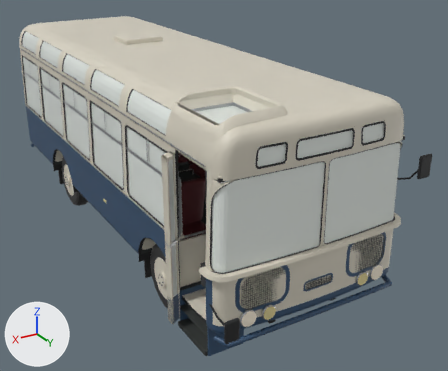
What one commit did to the FBX model Bus/Models/Bus.fbx.
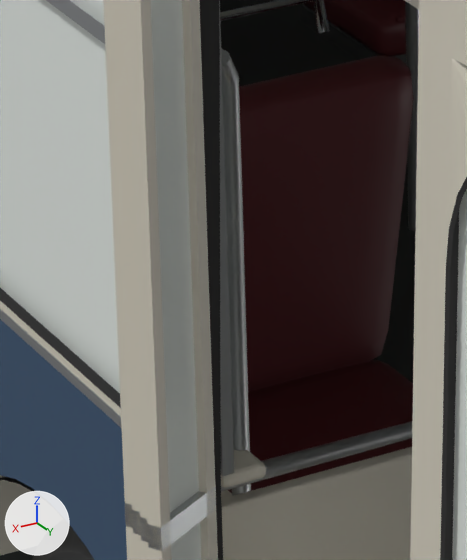
There are two pictures of each version: one whole from a 50 mm camera at (3.64, 7.97, 4.45) aimed at (-0.72, 0.69, 0.81), one close up on the part from 33% to 48% of the width and 46% to 67% of the height. The axes (+X, +Y, +Z) are drawn at lower left. The lights are the same throughout. The first two pictures are the older version. Objects named as collision shapes, trigger or cutter boxes, shadow casters or lower levels of detail are left out. Where no turn or scale is listed for an object, it has been applied to the vertices. Vertices at exactly the same position are counted once.

In view in the first close-up: 'Bus_Door0', 'Bus_Door1', 'Bus_Door2', 'Bus_Door3', 'Bus_Exterior_LOD0', 'Cabin_Static', 'Glass_WinR1', 'Glass_WindscreenR', 'Wheel_FR'.
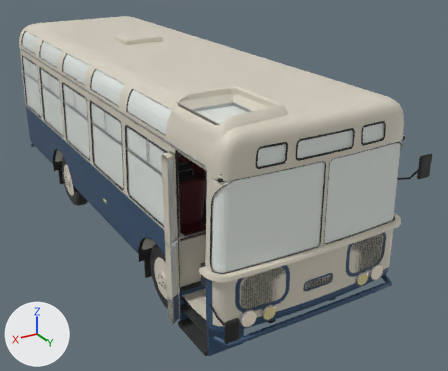
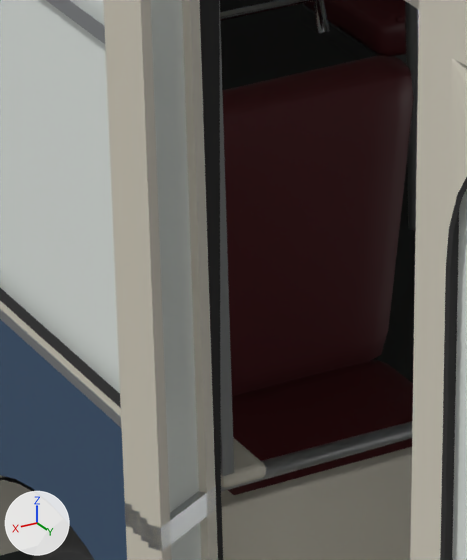
Boxes [x1, y1, x2, y2] around the edits, measured in the close-ups (467 x 560 px):
part 1 of me_cabin_static, rebuilt (not visible afterwards)
    before: [221, 48, 251, 496]
part 2 of me_cabin_static, added
    after: [220, 0, 416, 383]

Edits to the bpy script that builds the scene:
```text
Change me_cabin_static:
    used by ob_cabin_static; location = (0.0, 0.0, 0.0)
    remove me_cabin_static.from_pydata(...)  # 33141 vertices, 31534 faces; spans x -1.4..1.05, y -3.65..3.54, z 0.17..2.81
    add me_cabin_static.from_pydata(...)  # 36348 vertices, 34091 faces; spans x -1.4..1.05, y -3.65..3.54, z 0.17..2.81
    me_cabin_static part 1: the loose piece of 32 vertices spanning x 0.9..0.96, y 2.5..2.56, z 0.94..1.96 is rebuilt with 32 vertices and now spans x 0.93..0.98, y 2.46..2.52, z 0.94..1.96
    me_cabin_static part 2: 2715 vertices added at x -1.36..0.96, y -3.59..3.44, z 0.62..1.27
    other edits to the shape of me_cabin_static do not show in these pictures
```
